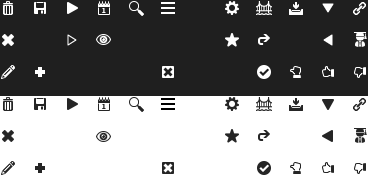
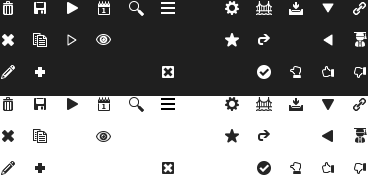
Layer changes from the first 368x179 image to the second:
added layer "copy-white" in group "white" over [33,33,47,47]
added layer "copy" in group "black" over [33,129,47,143]
